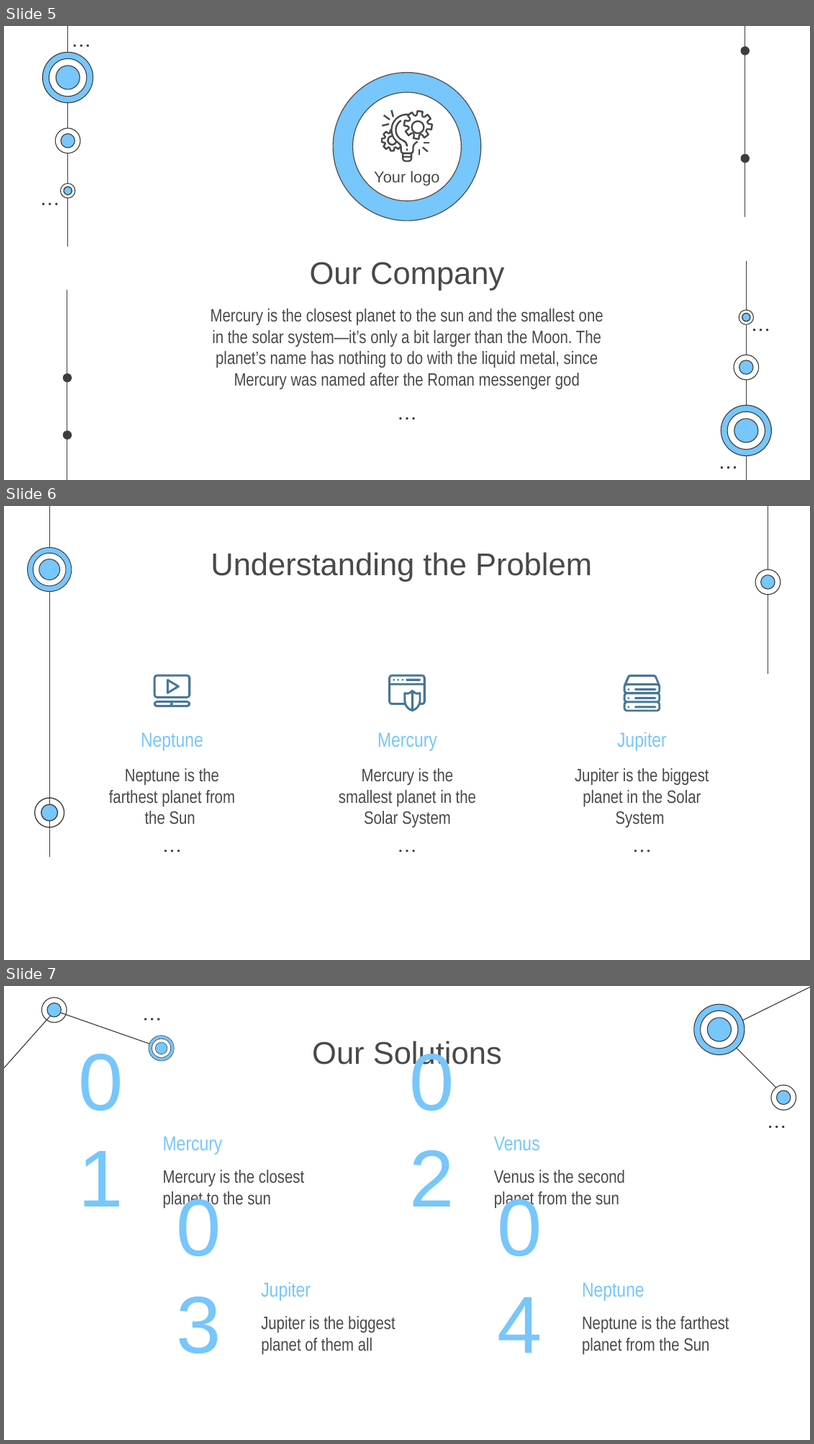
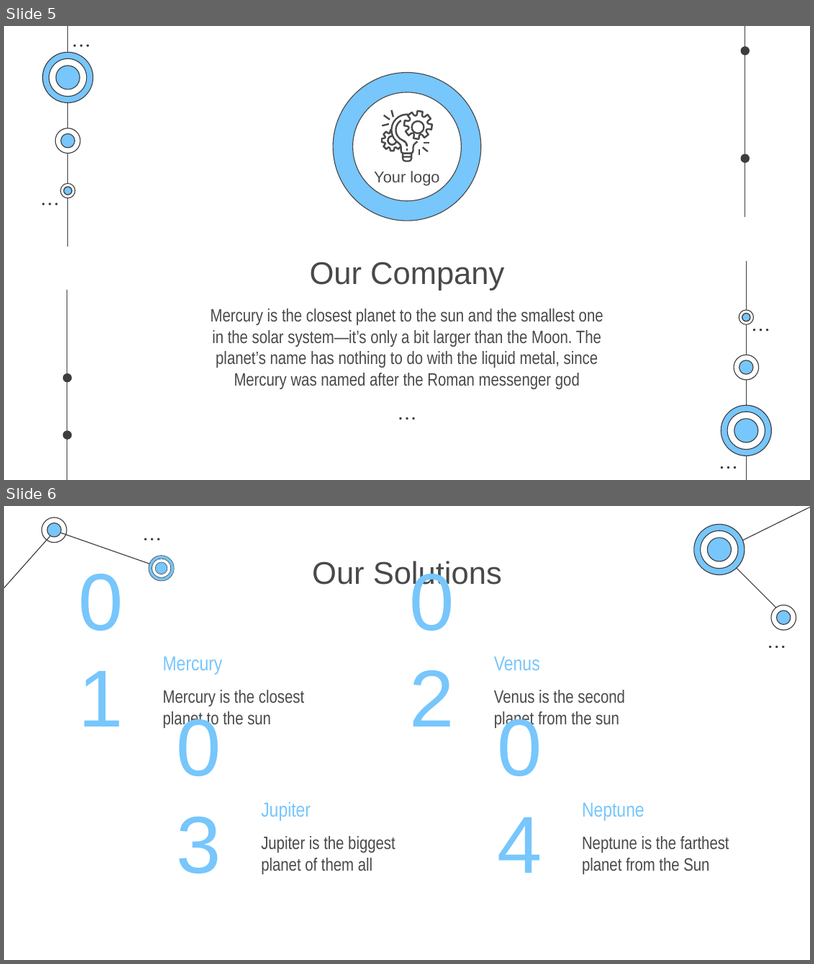
Before and after one commit to kabilan16/LoanManagement, a slide deck: Technology Consulting by Slidesgo.pptx. Shown one above the other, each under a label of ours: slides 5, 6 and 7 before the commit, slides 5 and 6 after it. The pictures are 814x1444 and 814x964 pixels, drawn with LibreOffice and Linux fonts; fonts in the diff are those of the drawing. Boxes give left, top, right and bottom in pixels: in the first picture for what was removed or moved away, otherwise in the second. Text is boxed around its words. In the diff, an @@ line names an element or a change of style, - is before the commit and + after.

```diff
--- a/Technology Consulting by Slidesgo.pptx
+++ b/Technology Consulting by Slidesgo.pptx
@@ slide 6 removed at (x1=4, y1=506, x2=810, y2=960), background #FFFFFF @@
@@ group removed at (x1=27, y1=506, x2=782, y2=857): 13 freeform shapes, 2 lines @@
@@ title removed at (x1=211, y1=552, x2=592, y2=582) @@
-Understanding the Problem
@@ freeform shape removed at (x1=153, y1=674, x2=190, y2=699) @@
@@ freeform shape removed at (x1=167, y1=679, x2=180, y2=694) @@
@@ group removed at (x1=388, y1=674, x2=426, y2=712): 5 freeform shapes @@
@@ freeform shape removed at (x1=153, y1=700, x2=190, y2=707) @@
@@ group removed at (x1=623, y1=674, x2=661, y2=712): 7 freeform shapes @@
@@ subtitle removed at (x1=141, y1=733, x2=203, y2=751) @@
-Neptune
@@ subtitle removed at (x1=378, y1=733, x2=437, y2=751) @@
-Mercury
@@ subtitle removed at (x1=617, y1=731, x2=667, y2=751) @@
-Jupiter
@@ subtitle removed at (x1=109, y1=768, x2=235, y2=824) @@
-Neptune is the farthest planet from the Sun
@@ subtitle removed at (x1=339, y1=768, x2=476, y2=827) @@
-Mercury is the smallest planet in the Solar System
@@ subtitle removed at (x1=575, y1=768, x2=710, y2=827) @@
-Jupiter is the biggest planet in the Solar System
@@ ellipse removed at (x1=165, y1=849, x2=167, y2=852) @@
@@ ellipse removed at (x1=171, y1=849, x2=173, y2=852) @@
@@ ellipse removed at (x1=178, y1=849, x2=180, y2=852) @@
@@ ellipse removed at (x1=399, y1=849, x2=401, y2=852) @@
@@ ellipse removed at (x1=406, y1=849, x2=409, y2=852) @@
@@ ellipse removed at (x1=413, y1=849, x2=415, y2=852) @@
@@ ellipse removed at (x1=635, y1=849, x2=637, y2=852) @@
@@ ellipse removed at (x1=641, y1=849, x2=643, y2=852) @@
@@ ellipse removed at (x1=648, y1=849, x2=650, y2=852) @@
@@ what was slide 7 is now slide 6 @@
```
Also in this commit, not shown: 2 slides changed, 1 slide added, 8 other slides removed.
